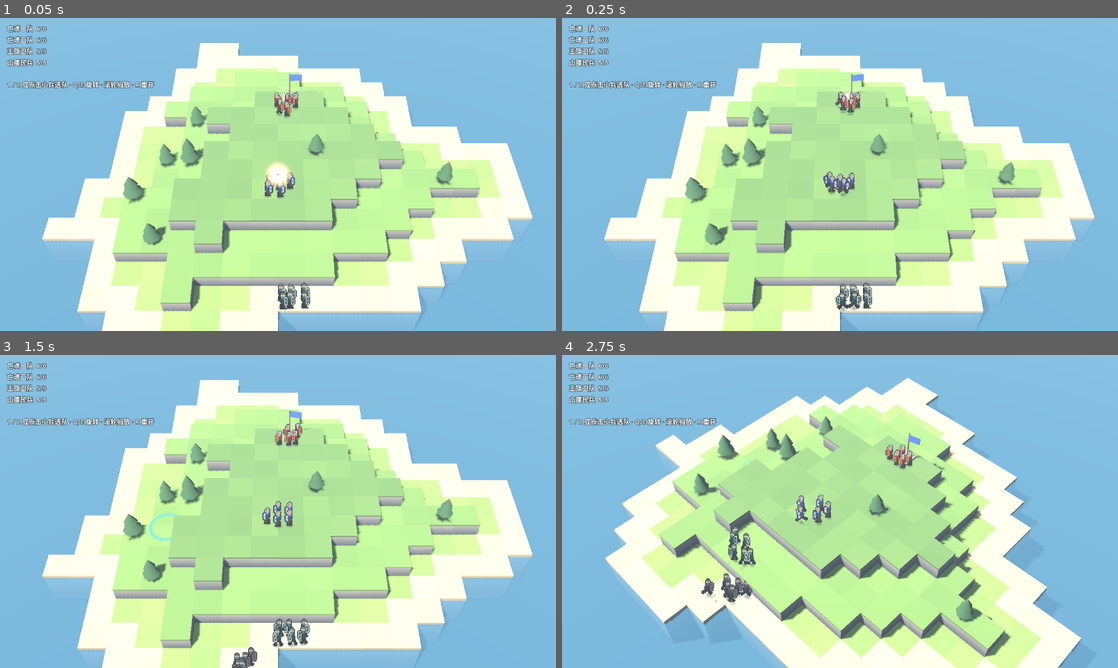
Above: before the commit, frames 1-4 (two rows, left to right).
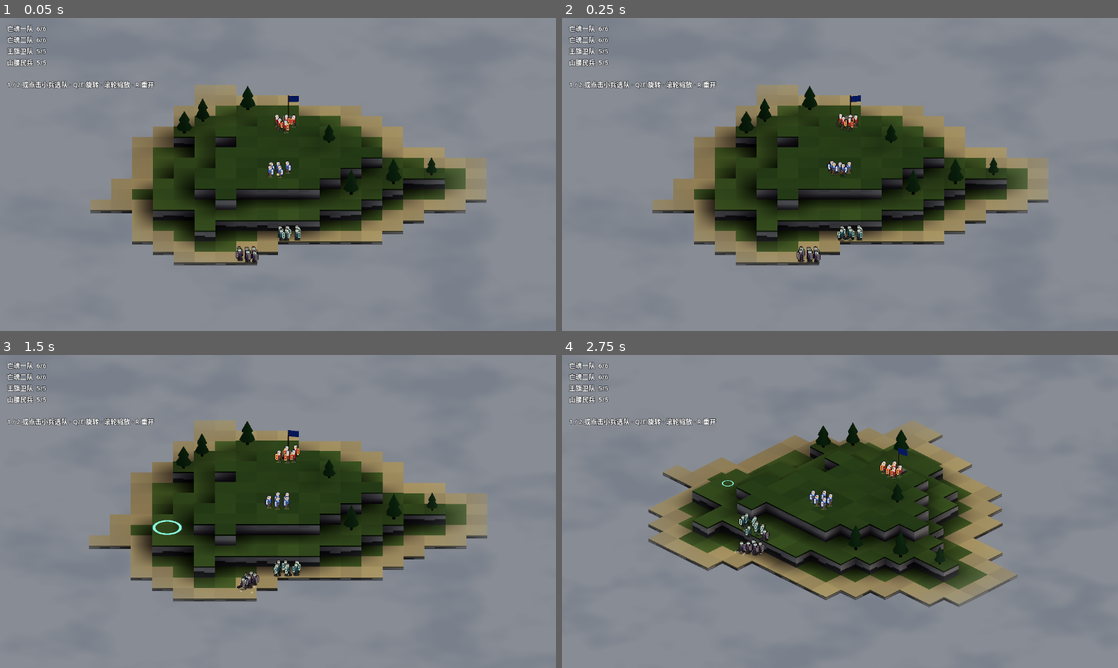
Above: after the commit, the same moments.

Repository: A1MEr-ane/undead-prince
Game: Godot game, scene res://scenes/main.tscn
Two runs of this game, one before a commit and one after it. Both use one fixed random seed, a clock stepped at 60 frames per second and the inputs below.
Inputs (mouse positions are in pixels of both pictures, inside the frame that each line leads up to):
- Up to frame 1 (0.05 s): no input
- Up to frame 2 (0.25 s): no input
- Up to frame 3 (1.5 s): tap Enter at 0.5 s; move the mouse to (400, 495) at 0.52 s; tap 1 at 0.6 s; click (400, 495) at 0.67 s; move the mouse to (166, 527) at 1.27 s; tap 2 at 1.35 s; click (166, 527) at 1.42 s
- Up to frame 4 (2.75 s): move the mouse to (895, 442) at 2.02 s; tap Q at 2.1 s; click (895, 442) at 2.17 s

The runs differ from the first frame. In frame 1, 99% of the frame differs, in the area x 0-100%, y 0-100%; in frame 2, 99%; in frame 3, 99%; in frame 4, 99%.

Commit message:
feat(render): baked three-lobe sky light, fog sea, orthographic 30° camera
Replace realtime sun/SSAO with a baked sky-visibility volume sampled by an
unshaded terrain shader (strata bands, waterline, radial fog, desaturation).
Sea becomes a fog plane with drifting cloud shade. Camera is orthographic at
30° with Y-axis billboards scaled 1/sin60; units sink into grass at the feet.

Co-Authored-By: Claude Opus 5.5 <noreply@anthropic.com>

Diff:
--- a/scripts/main.gd
+++ b/scripts/main.gd
@@ -4,6 +4,8 @@
 ## --zoom=距离；--yaw=度；--focus=x,z；--dump_atlas 导出精灵图集预览。
 
 const SLOW := 0.3
+const FOG_COLOR := Color(0.75, 0.76, 0.78)
+const CAM_PITCH := 30.0
 const PALETTE := [
 	# 0 王国民兵
 	{1: Color(0.94, 0.76, 0.6), 2: Color(0.22, 0.38, 0.74), 3: Color(0.38, 0.29, 0.21), 4: Color(0.72, 0.74, 0.78),
@@ -49,8 +51,10 @@
 
 var cam_yaw := 0.0
 var cam_yaw_target := 0.0
-var cam_pitch := deg_to_rad(50.0)
-var cam_dist := 24.0
+var cam_pitch := deg_to_rad(CAM_PITCH)
+var cam_dist := 15.0
+var sel_zoom := 1.0
+var sel_pull := Vector3.ZERO
 var cam_focus := Vector3(12, 0.5, 12)
 var shake_amt := 0.0
 
@@ -75,6 +79,7 @@
 	terrain = Terrain.new()
 	add_child(terrain)
 	terrain.generate(int(args.get("island", "3")))
+	_setup_light()
 	_setup_assets()
 	_setup_camera()
 	_spawn_armies()
@@ -137,52 +142,51 @@
 
 # ---------- 环境 ----------
 
+## 不用实时光和实时阴影：背景就是雾色，海面是一张雾平面。
 func _setup_env() -> void:
 	var env := Environment.new()
 	env.background_mode = Environment.BG_COLOR
-	env.background_color = Color(0.6, 0.69, 0.76)
-	env.ambient_light_source = Environment.AMBIENT_SOURCE_COLOR
-	env.ambient_light_color = Color(0.74, 0.8, 0.9)
-	env.ambient_light_energy = 0.6
-	env.ssao_enabled = true
-	env.ssao_radius = 0.6
-	env.ssao_intensity = 1.5
-	env.fog_enabled = true
-	env.fog_light_color = Color(0.6, 0.69, 0.76)
-	env.fog_density = 0.008
+	env.background_color = FOG_COLOR
+	env.tonemap_mode = Environment.TONE_MAPPER_LINEAR
 	var we := WorldEnvironment.new()
 	we.environment = env
 	add_child(we)
 
-	var sun := DirectionalLight3D.new()
-	sun.rotation_degrees = Vector3(-52, -35, 0)
-	sun.light_energy = 1.15
-	sun.light_color = Color(1.0, 0.95, 0.86)
-	sun.shadow_enabled = true
-	sun.directional_shadow_max_distance = 45.0
-	add_child(sun)
-
-	var water := MeshInstance3D.new()
-	var wm := PlaneMesh.new()
-	wm.size = Vector2(160, 160)
-	water.mesh = wm
-	var wmat := StandardMaterial3D.new()
-	wmat.albedo_color = Color(0.24, 0.45, 0.58, 0.78)
-	wmat.transparency = BaseMaterial3D.TRANSPARENCY_ALPHA
-	wmat.roughness = 0.15
-	wmat.metallic_specular = 0.6
-	water.material_override = wmat
-	water.position = Vector3(12, Terrain.WATER_Y, 12)
-	add_child(water)
-	var bed := MeshInstance3D.new()
-	var bm := PlaneMesh.new()
-	bm.size = Vector2(160, 160)
-	bed.mesh = bm
-	var bmat := StandardMaterial3D.new()
-	bmat.albedo_color = Color(0.2, 0.3, 0.34)
-	bed.material_override = bmat
-	bed.position = Vector3(12, Terrain.SEABED_Y, 12)
-	add_child(bed)
+	var sea := MeshInstance3D.new()
+	var sm := PlaneMesh.new()
+	sm.size = Vector2(240, 240)
+	sea.mesh = sm
+	var mat := ShaderMaterial.new()
+	mat.shader = load("res://shaders/fog_sea.gdshader")
+	var noise := FastNoiseLite.new()
+	noise.frequency = 0.012
+	noise.fractal_octaves = 3
+	var tex := NoiseTexture2D.new()
+	tex.width = 256
+	tex.height = 256
+	tex.seamless = true
+	tex.noise = noise
+	mat.set_shader_parameter("cloud_noise", tex)
+	mat.set_shader_parameter("fog_color", Vector3(FOG_COLOR.r, FOG_COLOR.g, FOG_COLOR.b))
+	sea.material_override = mat
+	sea.cast_shadow = GeometryInstance3D.SHADOW_CASTING_SETTING_OFF
+	sea.position = Vector3(12, Terrain.WATER_Y, 12)
+	add_child(sea)
+
+
+## 太阳在 X-Y 平面里：elev 是仰角（度），正值从 +X 侧照来。
+func _setup_light() -> void:
+	var elev := deg_to_rad(float(args.get("sun", "55")))
+	var to_sun := Vector3(cos(elev), sin(elev), 0.0)
+	terrain.set_light_param("sun_dir", -to_sun)
+	terrain.set_light_param("fog_color", Vector3(FOG_COLOR.r, FOG_COLOR.g, FOG_COLOR.b))
+	terrain.set_light_param("water_y", Terrain.WATER_Y)
+	var c := Terrain.SIZE * 0.5
+	terrain.set_light_param("fog_center", Vector2(c, c))
+	# 雾的内外径：岛半径 × 0.5 + 1 到 × 1.2 + 2
+	var r := Terrain.SIZE * 0.42
+	terrain.set_light_param("fog_min", r * 0.5 + 1.0)
+	terrain.set_light_param("fog_max", r * 1.2 + 2.0)
 
 
 func _setup_assets() -> void:
@@ -207,8 +211,8 @@
 	var ring_tex := ImageTexture.create_from_image(_circle_image(64, 0.34, 0.46, false))
 
 	shadow_mesh = PlaneMesh.new()
-	shadow_mesh.size = Vector2(0.4, 0.28)
-	var smat := _flat_mat(soft_tex, Color(0, 0, 0, 0.42))
+	shadow_mesh.size = Vector2(0.44, 0.3)
+	var smat := _flat_mat(soft_tex, Color(0.05, 0.04, 0.08, 0.6))
 	shadow_mesh.material = smat
 	ring_mesh = PlaneMesh.new()
 	ring_mesh.size = Vector2(0.55, 0.55)
@@ -225,7 +229,7 @@
 	blood_mat.albedo_color = Color(0.45, 0.03, 0.03)
 	blood_mat.transparency = BaseMaterial3D.TRANSPARENCY_ALPHA_SCISSOR
 	blood_mat.alpha_scissor_threshold = 0.5
-	blood_mat.roughness = 0.4
+	blood_mat.shading_mode = BaseMaterial3D.SHADING_MODE_UNSHADED
 
 	marker = MeshInstance3D.new()
 	var mm := PlaneMesh.new()
@@ -308,10 +312,11 @@
 
 func _setup_camera() -> void:
 	camera = Camera3D.new()
-	camera.fov = 30.0
+	camera.projection = Camera3D.PROJECTION_ORTHOGONAL
+	camera.near = 1.0
 	camera.far = 200.0
 	add_child(camera)
-	cam_dist = float(args.get("zoom", "24"))
+	cam_dist = float(args.get("zoom", "15"))   # 正交镜头的竖向尺寸
 	cam_yaw = deg_to_rad(float(args.get("yaw", "0")))
 	cam_yaw_target = cam_yaw
 	if args.has("focus"):
@@ -334,6 +339,7 @@
 	var mid := terrain.nearest_walkable(flag_pos.lerp((pa + pb) * 0.5, 0.5))
 
 	terrain.add_trees(7, [flag_pos, pa, pb, mid], 2.5)
+	terrain.bake_light()
 	_build_flag()
 
 	var s1 := _make_squad("亡魂一队", 0, 2, 6, pa, true, {"hp": 3.0, "power": 1.0})
@@ -386,8 +392,7 @@
 	var root := Node3D.new()
 	root.position = flag_pos
 	add_child(root)
-	var stone := StandardMaterial3D.new()
-	stone.albedo_color = Color(0.62, 0.6, 0.56)
+	var stone := terrain.make_lit_material(Color(0.62, 0.6, 0.56), false, false)
 	var base := MeshInstance3D.new()
 	var bm := BoxMesh.new()
 	bm.size = Vector3(0.55, 0.12, 0.55)
@@ -401,8 +406,7 @@
 	pm.bottom_radius = 0.025
 	pm.height = 1.3
 	pole.mesh = pm
-	var wood := StandardMaterial3D.new()
-	wood.albedo_color = Color(0.4, 0.28, 0.18)
+	var wood := terrain.make_lit_material(Color(0.4, 0.28, 0.18), false, false)
 	pole.material_override = wood
 	pole.position.y = 0.75
 	root.add_child(pole)
@@ -410,8 +414,7 @@
 	var cm := BoxMesh.new()
 	cm.size = Vector3(0.5, 0.32, 0.02)
 	flag_cloth.mesh = cm
-	var cloth := StandardMaterial3D.new()
-	cloth.albedo_color = Color(0.22, 0.38, 0.74)
+	var cloth := terrain.make_lit_material(Color(0.22, 0.38, 0.74), false, false)
 	flag_cloth.material_override = cloth
 	flag_cloth.position = Vector3(0.26, 1.22, 0)
 	root.add_child(flag_cloth)
@@ -434,9 +437,9 @@
 			MOUSE_BUTTON_RIGHT:
 				_select(null)
 			MOUSE_BUTTON_WHEEL_UP:
-				cam_dist = max(8.0, cam_dist - 1.0)
+				cam_dist = max(5.0, cam_dist - 1.0)
 			MOUSE_BUTTON_WHEEL_DOWN:
-				cam_dist = min(34.0, cam_dist + 1.0)
+				cam_dist = min(26.0, cam_dist + 1.0)
 	elif e is InputEventKey and e.pressed and not e.echo:
 		match e.keycode:
 			KEY_1:
@@ -520,9 +523,19 @@
 
 func _update_camera(rdt: float) -> void:
 	cam_yaw = lerp_angle(cam_yaw, cam_yaw_target, 1.0 - exp(-rdt * 8.0))
-	var off := Vector3(sin(cam_yaw) * cos(cam_pitch), sin(cam_pitch), cos(cam_yaw) * cos(cam_pitch)) * cam_dist
-	camera.position = cam_focus + off
-	camera.look_at(cam_focus, Vector3.UP)
+	# 选中部队（慢动作）时稍微拉近，并往部队方向偏一点
+	var k := 1.0 - exp(-rdt * 6.0)
+	sel_zoom = lerp(sel_zoom, 0.975 if selected != null else 1.0, k)
+	var pull := Vector3.ZERO
+	if selected != null:
+		pull = (selected.center() - cam_focus) * 0.12
+		pull.y = 0.0
+	sel_pull = sel_pull.lerp(pull, k)
+	var focus := cam_focus + sel_pull
+	var off := Vector3(sin(cam_yaw) * cos(cam_pitch), sin(cam_pitch), cos(cam_yaw) * cos(cam_pitch)) * 60.0
+	camera.position = focus + off
+	camera.look_at(focus, Vector3.UP)
+	camera.size = cam_dist * sel_zoom
 	camera.h_offset = randf_range(-1.0, 1.0) * shake_amt
 	camera.v_offset = randf_range(-1.0, 1.0) * shake_amt
 	shake_amt = move_toward(shake_amt, 0.0, rdt * 0.5)
@@ -566,7 +579,7 @@
 	if capture >= 3.0:
 		game_over = true
 		banner.text = "王旗已夺取"
-		(flag_cloth.material_override as StandardMaterial3D).albedo_color = Color(0.3, 0.2, 0.36)
+		(flag_cloth.material_override as ShaderMaterial).set_shader_parameter("albedo_color", Vector3(0.3, 0.2, 0.36))
 	elif not any_p:
 		game_over = true
 		banner.text = "亡魂散尽"
--- a/scripts/terrain.gd
+++ b/scripts/terrain.gd
@@ -18,6 +18,14 @@
 var blocked := PackedByteArray()
 var flow_cache := {}
 var rng := RandomNumberGenerator.new()
+var tree_tiles: Array[Vector2i] = []
+
+# 光照：所有地形和道具共用一组参数，烘焙结果是一张三维天光贴图
+const VOL_DY := 0.3
+const LIT_SHADER := preload("res://shaders/terrain.gdshader")
+var lit_materials: Array[ShaderMaterial] = []
+var light_params := {}
+var sky_volume: ImageTexture3D
 
 
 func generate(seed_value: int) -> void:
@@ -289,13 +297,13 @@
 				break
 	var c: Color
 	if sandy:
-		c = Color(0.86, 0.79, 0.58)
+		c = Color(0.80, 0.74, 0.57)
 	elif h == 1:
-		c = Color(0.55, 0.67, 0.34)
+		c = Color(0.50, 0.60, 0.33)
 	elif h == 2:
-		c = Color(0.47, 0.62, 0.31)
+		c = Color(0.45, 0.56, 0.31)
 	else:
-		c = Color(0.41, 0.56, 0.29)
+		c = Color(0.40, 0.52, 0.29)
 	return Color(c.r + jitter, c.g + jitter, c.b + jitter * 0.5)
 
 
@@ -343,27 +351,21 @@
 				var n := Vector3(dir.x, 0, dir.y)
 				var ylip := y - 0.07
 				_quad(st, Vector3(a.x, y, a.z), Vector3(b.x, y, b.z), Vector3(b.x, ylip, b.z), Vector3(a.x, ylip, a.z), n, lip, lip)
-				var rock_top := Color(0.56, 0.53, 0.49) + Color(1, 1, 1) * ((rng.randf() - 0.5) * 0.04)
-				var rock_bot := Color(0.30, 0.30, 0.33)
+				# alpha = 0 标记岩壁，着色器按高度画岩层
+				var rock_top := Color(0.56, 0.53, 0.49, 0.0)
+				var rock_bot := Color(0.30, 0.30, 0.33, 0.0)
 				_quad(st, Vector3(a.x, ylip, a.z), Vector3(b.x, ylip, b.z), Vector3(b.x, y2, b.z), Vector3(a.x, y2, a.z), n, rock_top, rock_bot)
-	var mat := StandardMaterial3D.new()
-	mat.vertex_color_use_as_albedo = true
-	mat.vertex_color_is_srgb = true
-	mat.roughness = 0.95
 	var mi := MeshInstance3D.new()
 	mi.mesh = st.commit()
-	mi.material_override = mat
+	mi.material_override = make_lit_material(Color.WHITE, true, true)
+	mi.cast_shadow = GeometryInstance3D.SHADOW_CASTING_SETTING_OFF
 	add_child(mi)
 
 
 ## 在高处放几棵树；树所在的格子不可走。
 func add_trees(count: int, avoid: Array[Vector3], avoid_r: float) -> void:
-	var trunk_mat := StandardMaterial3D.new()
-	trunk_mat.albedo_color = Color(0.36, 0.25, 0.17)
-	trunk_mat.roughness = 1.0
-	var leaf_mat := StandardMaterial3D.new()
-	leaf_mat.albedo_color = Color(0.22, 0.38, 0.22)
-	leaf_mat.roughness = 1.0
+	var trunk_mat := make_lit_material(Color(0.36, 0.25, 0.17), false, false)
+	var leaf_mat := make_lit_material(Color(0.24, 0.40, 0.24), false, false)
 	var placed := 0
 	var tries := 0
 	while placed < count and tries < 400:
@@ -380,6 +382,7 @@
 		if not ok:
 			continue
 		blocked[_i(t)] = 1
+		tree_tiles.append(t)
 		placed += 1
 		var tree := Node3D.new()
 		tree.position = c + Vector3(rng.randf_range(-0.15, 0.15), 0, rng.randf_range(-0.15, 0.15))
@@ -406,3 +409,127 @@
 			cone.rotation.y = rng.randf() * TAU
 			tree.add_child(cone)
 	flow_cache.clear()
+
+
+# ---------- 光照 ----------
+
+## 地形与道具共用的不受光照着色器材质。albedo 只在不用顶点色时生效。
+func make_lit_material(albedo: Color, use_vertex_color: bool, cliff_bands: bool) -> ShaderMaterial:
+	var m := ShaderMaterial.new()
+	m.shader = LIT_SHADER
+	m.set_shader_parameter("albedo_color", Vector3(albedo.r, albedo.g, albedo.b))
+	m.set_shader_parameter("use_vertex_color", use_vertex_color)
+	m.set_shader_parameter("cliff_bands", cliff_bands)
+	for k in light_params:
+		m.set_shader_parameter(k, light_params[k])
+	lit_materials.append(m)
+	return m
+
+
+func set_light_param(key: String, value: Variant) -> void:
+	light_params[key] = value
+	for m in lit_materials:
+		m.set_shader_parameter(key, value)
+
+
+## 三光瓣天光体积：每个格点向外发射线，统计从 +X 侧、正上方、−X 侧来的天光有多少没被挡住。
+## 太阳只在 X-Y 平面里转，着色器按太阳方向给三个通道加权。
+func bake_light() -> void:
+	var t0 := Time.get_ticks_msec()
+	var tops := PackedFloat32Array()
+	tops.resize(SIZE * SIZE)
+	var max_top := WATER_Y
+	for i in SIZE * SIZE:
+		var h := levels[i]
+		tops[i] = level_y(h) if h > 0 else -100.0
+		max_top = maxf(max_top, tops[i])
+
+	var lobe_r := Vector3(1, 0.2, 0).normalized()
+	var lobe_b := Vector3(-1, 0.2, 0).normalized()
+	var dirs: Array[Vector3] = []
+	var wts: Array[Vector3] = []
+	var sums := Vector3.ZERO
+	var n := 96
+	for i in n:
+		# 黄金角螺旋均匀取方向
+		var y := 1.0 - (i + 0.5) / n * 2.0
+		var r := sqrt(maxf(0.0, 1.0 - y * y))
+		var a := i * 2.39996323
+		var d := Vector3(cos(a) * r, y, sin(a) * r)
+		var w := Vector3(pow(maxf(d.dot(lobe_r), 0.0), 5.0), pow(maxf(d.y, 0.0), 5.0), pow(maxf(d.dot(lobe_b), 0.0), 5.0))
+		if w.x + w.y + w.z < 1e-4:
+			continue
+		dirs.append(d)
+		wts.append(w)
+		sums += w
+
+	var w_px := SIZE + 1
+	var layers := int(ceil((max_top + 1.6 - BASE_Y) / VOL_DY)) + 1
+	var images: Array[Image] = []
+	var traced := 0
+	for k in layers:
+		var y := BASE_Y + k * VOL_DY
+		var img := Image.create(w_px, w_px, false, Image.FORMAT_RGB8)
+		for z in w_px:
+			for x in w_px:
+				var c := Vector3.ONE
+				if y < max_top + 1.3:
+					var cover := 0.0
+					for dz in [-1, 0]:
+						for dx in [-1, 0]:
+							var tx: int = x + dx
+							var tz: int = z + dz
+							if tx >= 0 and tz >= 0 and tx < SIZE and tz < SIZE and tops[tz * SIZE + tx] > y:
+								cover += 0.25
+					if cover >= 1.0:
+						c = Vector3.ZERO
+					else:
+						traced += 1
+						var acc := Vector3.ZERO
+						var p := Vector3(x, y, z)
+						for i in dirs.size():
+							acc += wts[i] * _trace(p, dirs[i], tops, max_top)
+						c = Vector3(acc.x / sums.x, acc.y / sums.y, acc.z / sums.z) * (1.0 - cover)
+				# 存伽马后的值，暗部精度更高，过渡也更柔和
+				img.set_pixel(x, z, Color(pow(c.x, 0.6), pow(c.y, 0.6), pow(c.z, 0.6)))
+		images.append(img)
+	sky_volume = ImageTexture3D.new()
+	sky_volume.create(Image.FORMAT_RGB8, w_px, w_px, layers, false, images)
+	set_light_param("sky_volume", sky_volume)
+	set_light_param("vol_size", Vector3(w_px, w_px, layers))
+	set_light_param("vol_base_y", BASE_Y)
+	set_light_param("vol_dy", VOL_DY)
+	print("BAKE %d ms, %d layers, %d traced points, %d dirs" % [Time.get_ticks_msec() - t0, layers, traced, dirs.size()])
+
+
+func _trace(p: Vector3, d: Vector3, tops: PackedFloat32Array, max_top: float) -> float:
+	var trans := 1.0
+	var t := 0.2
+	while t < 5.0:
+		var q := p + d * t
+		if q.y > max_top + 1.3:
+			return trans
+		var tx := floori(q.x)
+		var tz := floori(q.z)
+		if tx >= 0 and tz >= 0 and tx < SIZE and tz < SIZE:
+			var i := tz * SIZE + tx
+			if q.y < tops[i]:
+				return 0.0
+			# 树冠只挡一部分光
+			if blocked[i] == 1 and q.y < tops[i] + 1.2:
+				trans *= 0.7
+		t += 0.3
+	return trans
+
+
+## 草量：草地 1，沙滩 0.3，水 0。小兵脚下按这个值陷进草里。
+func grass_at(p: Vector3) -> float:
+	var t := tile_of(p)
+	var h := level(t)
+	if h == 0:
+		return 0.0
+	if h == 1:
+		for d in N8:
+			if level(t + d) == 0:
+				return 0.3
+	return 1.0
--- a/scripts/unit.gd
+++ b/scripts/unit.gd
@@ -208,6 +208,7 @@
 	mesh.set_instance_shader_parameter("flip", 1.0 if facing.dot(right) < 0.0 else 0.0)
 	mesh.set_instance_shader_parameter("flash", flash)
 	var g := terrain.height_at(position)
+	mesh.set_instance_shader_parameter("grass", terrain.grass_at(position) if state != S.TUMBLE else 0.0)
 	shadow.global_position = Vector3(position.x, g + 0.015, position.z)
 	var air: float = max(0.0, position.y - g)
 	shadow.scale = Vector3.ONE * clampf(1.0 - air * 0.9, 0.4, 1.0)
--- /dev/null
+++ b/shaders/fog_sea.gdshader
@@ -0,0 +1,26 @@
+// 海面即雾面：雾色上叠一层随风缓慢滚动的云影。
+shader_type spatial;
+render_mode unshaded, cull_disabled;
+
+uniform vec3 fog_color = vec3(0.75, 0.76, 0.78);
+uniform vec3 cloud_color = vec3(0.62, 0.66, 0.71);
+uniform sampler2D cloud_noise : filter_linear, repeat_enable;
+uniform vec2 wind = vec2(0.012, 0.006);
+uniform float cloud_amount = 0.55;
+
+varying vec3 w_pos;
+
+void vertex() {
+	w_pos = (MODEL_MATRIX * vec4(VERTEX, 1.0)).xyz;
+}
+
+void fragment() {
+	vec2 uv = w_pos.xz * 0.025 + wind * TIME;
+	float a = texture(cloud_noise, uv).r;
+	float b = texture(cloud_noise, uv * 2.3 - wind * TIME * 1.7).r;
+	// 两层噪声之间用正弦来回摆动，云影缓慢变形
+	float c = mix(a, b, 0.5 + 0.5 * sin(TIME * 0.2));
+	float m = clamp((c + cloud_amount - 1.0) * 3.0, 0.0, 1.0);
+	vec3 col = mix(fog_color, cloud_color, m * 0.3);
+	ALBEDO = pow(col, vec3(2.2));
+}
--- /dev/null
+++ b/shaders/terrain.gdshader
@@ -0,0 +1,90 @@
+// 地形与道具：不受实时光照。亮度来自烘焙的三光瓣天光体积，按太阳方向合成；
+// 岩壁按高度画岩层；水线压暗；按到岛中心的距离混入雾色。
+// 颜色计算在"感知空间"（类似 sRGB）里进行，最后转成线性输出。
+shader_type spatial;
+render_mode unshaded, cull_back;
+
+uniform sampler3D sky_volume : filter_linear, repeat_disable;
+uniform vec3 vol_size = vec3(25.0, 25.0, 10.0);
+uniform float vol_base_y = -0.35;
+uniform float vol_dy = 0.3;
+
+uniform vec3 sun_dir = vec3(-0.6, -0.8, 0.0);   // 光线行进方向
+uniform vec3 min_ambient = vec3(0.30, 0.27, 0.34);
+uniform vec3 max_ambient = vec3(0.86, 0.90, 0.95);
+uniform vec3 side_sun = vec3(0.36, 0.29, 0.20);
+uniform vec3 fog_color = vec3(0.75, 0.76, 0.78);
+uniform vec2 fog_center = vec2(12.0, 12.0);
+uniform float fog_min = 7.0;
+uniform float fog_max = 15.0;
+uniform float water_y = 0.08;
+uniform float saturation = 0.78;
+uniform vec3 grade_color = vec3(0.52, 0.56, 0.62);
+uniform float grade_amount = 0.06;
+
+uniform vec3 albedo_color = vec3(1.0);
+uniform bool use_vertex_color = true;
+uniform bool cliff_bands = true;
+
+varying vec3 w_pos;
+varying vec3 w_nrm;
+
+void vertex() {
+	w_pos = (MODEL_MATRIX * vec4(VERTEX, 1.0)).xyz;
+	w_nrm = normalize((MODEL_MATRIX * vec4(NORMAL, 0.0)).xyz);
+}
+
+float hash1(float n) {
+	return fract(sin(n * 12.9898) * 43758.5453);
+}
+
+vec3 sky(vec3 p) {
+	vec3 uvw = vec3(p.x + 0.5, p.z + 0.5, (p.y - vol_base_y) / vol_dy + 0.5) / vol_size;
+	return texture(sky_volume, uvw).rgb;
+}
+
+// 岩层：按高度分条，每条随机深浅；用粗网格噪声把条带边缘错开
+float strata(vec3 p) {
+	float jitter = hash1(floor(p.x * 2.0) * 7.0 + floor(p.z * 2.0) * 13.0) - 0.5;
+	float b = floor((p.y + 3.0) * 6.0 + jitter * 0.9);
+	float dark = step(hash1(b), 0.32);
+	return mix(0.74, 0.46, dark) + (hash1(b + 31.0) - 0.5) * 0.07;
+}
+
+void fragment() {
+	vec3 n = normalize(w_nrm);
+	vec3 base = use_vertex_color ? COLOR.rgb : albedo_color;
+	bool rock = cliff_bands && COLOR.a < 0.5;
+	if (rock) {
+		base = vec3(strata(w_pos)) * vec3(1.0, 0.97, 0.93);
+	}
+
+	// 三光瓣：R = +X 侧，G = 上方，B = −X 侧
+	vec3 ao = sky(w_pos + n * 0.35);
+	vec3 L = -normalize(sun_dir);
+	vec3 w = vec3(max(L.x, 0.0), max(L.y, 0.0), max(-L.x, 0.0));
+	float ws = w.x + w.y + w.z + 1e-4;
+	float light = dot(ao, w) / ws;
+	// 朝阳面：只有法线朝向某个光瓣、且该光瓣没被挡时才吃到太阳
+	vec3 facing = vec3(max(n.x, 0.0), max(n.y, 0.0), max(-n.x, 0.0));
+	float sunlit = dot(ao * w, facing) / ws;
+
+	vec3 col = base * mix(min_ambient, max_ambient, light) + base * side_sun * sunlit;
+
+	// 水线：岩壁贴近水面的一圈压暗
+	float above = w_pos.y - water_y;
+	if (rock && above > -0.05 && above < 0.07) {
+		col *= 0.86;
+	}
+
+	// 去饱和 + 往时段颜色偏
+	float lum = dot(col, vec3(0.2, 0.7, 0.1));
+	col = mix(vec3(lum), col, saturation);
+	col = mix(col, grade_color, grade_amount);
+
+	// 径向雾
+	float d = length(w_pos.xz - fog_center);
+	col = mix(col, fog_color, smoothstep(fog_min, fog_max, d));
+
+	ALBEDO = pow(max(col, vec3(0.0)), vec3(2.2));
+}
--- a/shaders/unit.gdshader
+++ b/shaders/unit.gdshader
@@ -1,4 +1,5 @@
-// 小兵精灵：朝向镜头的公告板 + 部位编码查调色板。
+// 小兵精灵：只绕竖轴转的公告板 + 部位编码查调色板。
+// 正交镜头俯角 30°，竖向乘 1/sin(60°) 抵消俯视压缩。
 shader_type spatial;
 render_mode unshaded, cull_disabled, shadows_disabled;
 
@@ -6,8 +7,12 @@
 uniform sampler2D palette : source_color, filter_nearest, repeat_disable;
 uniform vec2 atlas_grid = vec2(8.0, 5.0);
 uniform float quad_size = 0.8;
-// 沿视线方向往镜头挪一点，避免身体后仰时插进身后的坡。
-uniform float depth_nudge = 0.22;
+uniform float up_scale = 1.1547;
+// 沿水平视线方向往镜头挪一点，避免贴着身后的崖壁时被吃掉
+uniform float depth_nudge = 0.08;
+// 脚下陷进草里：精灵底部按草量混成草色
+uniform vec3 feet_color : source_color = vec3(0.36, 0.47, 0.25);
+uniform float feet_height = 0.13;
 
 instance uniform float frame = 0.0;
 instance uniform float flip = 0.0;
@@ -15,6 +20,7 @@
 instance uniform float health = 1.0;
 instance uniform float flash = 0.0;
 instance uniform float spin = 0.0;
+instance uniform float grass = 0.0;
 
 void vertex() {
 	vec2 pivot = vec2(0.0, quad_size * 0.4);
@@ -24,7 +30,9 @@
 	p = vec2(p.x * c - p.y * s, p.x * s + p.y * c);
 	VERTEX.xy = p + pivot;
 	VERTEX.z += depth_nudge;
-	MODELVIEW_MATRIX = VIEW_MATRIX * mat4(INV_VIEW_MATRIX[0], INV_VIEW_MATRIX[1], INV_VIEW_MATRIX[2], MODEL_MATRIX[3]);
+	vec3 right = normalize(vec3(INV_VIEW_MATRIX[0].x, 0.0, INV_VIEW_MATRIX[0].z));
+	vec3 back = normalize(vec3(INV_VIEW_MATRIX[2].x, 0.0, INV_VIEW_MATRIX[2].z));
+	MODELVIEW_MATRIX = VIEW_MATRIX * mat4(vec4(right, 0.0), vec4(0.0, up_scale, 0.0, 0.0), vec4(back, 0.0), MODEL_MATRIX[3]);
 	MODELVIEW_NORMAL_MATRIX = mat3(MODELVIEW_MATRIX);
 }
 
@@ -49,6 +57,8 @@
 	if (cloth && h < (1.0 - health) * 0.22) {
 		col = vec3(0.42, 0.03, 0.03) * t.g;
 	}
+	float feet = clamp((UV.y - (1.0 - feet_height)) / feet_height, 0.0, 1.0);
+	col = mix(col, feet_color, feet * grass * 0.85);
 	col = mix(col, vec3(1.0, 0.96, 0.9), flash);
 	ALBEDO = col;
 }
Not shown, changed: CLAUDE.md
